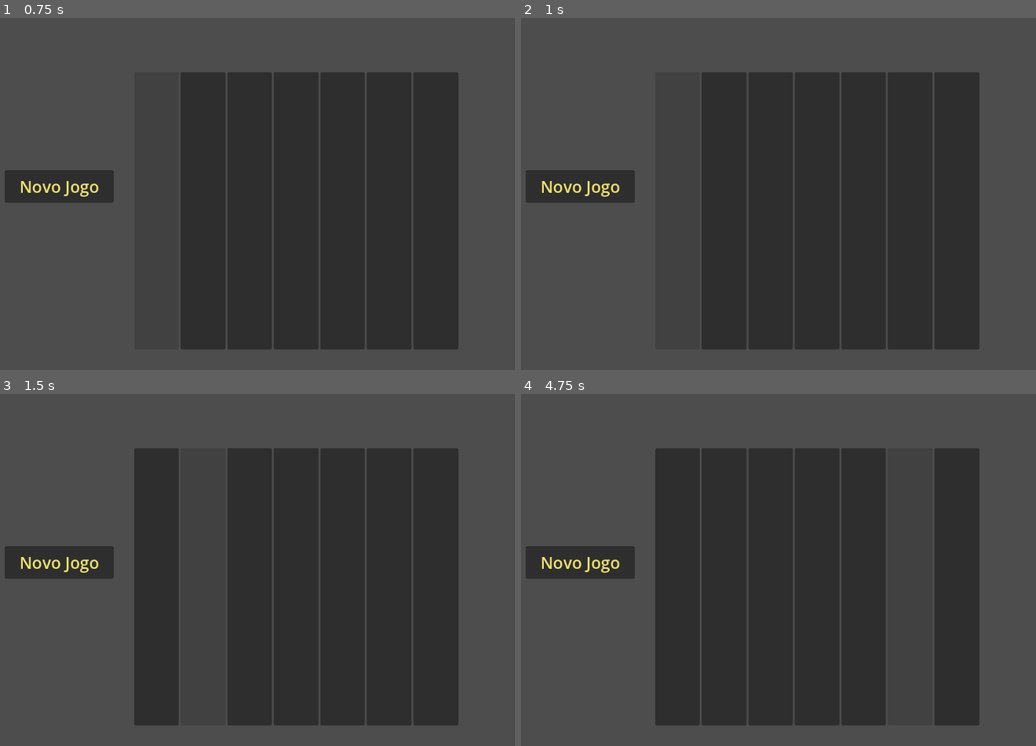
Above: before the commit, frames 1-4 (two rows, left to right).
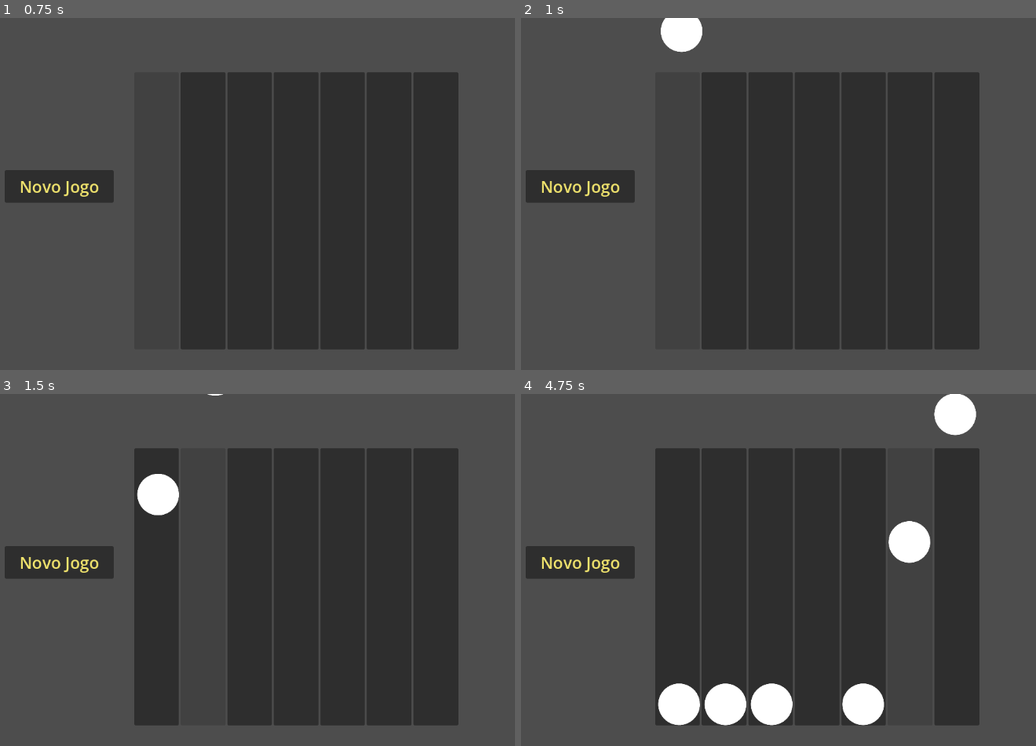
Above: after the commit, the same moments.

Repository: Guilherme-C-Ferrari/Connect-4
Game: Godot game, scene res://Cenas/Connect-4.tscn
The game is run twice, just before and just after one commit, with the same random seed, the same clock (stepped at 60 frames per second) and the same inputs.
Inputs (mouse positions are in pixels of both pictures, inside the frame that each line leads up to):
- Up to frame 1 (0.75 s): click (154, 211) at 0.52 s
- Up to frame 2 (1 s): no input
- Up to frame 3 (1.5 s): click (200, 587) at 1.25 s
- Up to frame 4 (4.75 s): click (768, 587) at 2 s; click (814, 587) at 2.75 s; click (866, 587) at 3.5 s; click (912, 587) at 4.25 s

Frame 1 is identical in both runs. In frame 2, 0.7% of the frame differs, in the area x 27-36%, y 0-10%; in frame 3, 0.8%; in frame 4, 4.6%, in the area x 26-89%, y 0-95%.

Commit message:
Fichas instanciaveis

Diff:
--- a/Cenas/Connect-4.tscn
+++ b/Cenas/Connect-4.tscn
@@ -1,13 +1,13 @@
 [gd_scene format=3 uid="uid://tn6vxrapl3os"]
 
 [ext_resource type="Script" uid="uid://c2iokblal8w34" path="res://Scripts/Connect_4.gd" id="1_ab3bw"]
-[ext_resource type="PackedScene" uid="uid://hb6xsbmplec2" path="res://Cenas/tabuleiro.tscn" id="2_8hrk4"]
+[ext_resource type="PackedScene" uid="uid://hb6xsbmplec2" path="res://Cenas/tabuleiro_fisico.tscn" id="2_8hrk4"]
 [ext_resource type="PackedScene" uid="uid://c5wtxuugx7sjs" path="res://Cenas/menu.tscn" id="3_apj2i"]
 
 [node name="Main" type="Node2D" unique_id=732579793]
 script = ExtResource("1_ab3bw")
 
-[node name="Tabuleiro" parent="." unique_id=459050932 instance=ExtResource("2_8hrk4")]
+[node name="TabuleiroFisico" parent="." unique_id=459050932 instance=ExtResource("2_8hrk4")]
 position = Vector2(290.00003, 100.000015)
 scale = Vector2(0.85, 0.85)
 
--- a/Cenas/ficha.tscn
+++ b/Cenas/ficha.tscn
@@ -3,12 +3,12 @@
 [ext_resource type="Texture2D" uid="uid://3bun0mt4cle1" path="res://Sprites/white-circle.png" id="1_vo28c"]
 
 [sub_resource type="CircleShape2D" id="CircleShape2D_t18qp"]
-radius = 32.01562
+radius = 39.012817
 
 [node name="Ficha" type="RigidBody2D" unique_id=1155902229]
 
 [node name="Sprite2D" type="Sprite2D" parent="." unique_id=190187700]
-scale = Vector2(0.25, 0.25)
+scale = Vector2(0.3, 0.3)
 texture = ExtResource("1_vo28c")
 
 [node name="CollisionShape2D" type="CollisionShape2D" parent="." unique_id=891932140]
--- a/Scripts/Connect_4.gd
+++ b/Scripts/Connect_4.gd
@@ -1,6 +1,6 @@
 extends Node2D
 
-@onready var buttons = $Tabuleiro/HBoxContainer.get_children()
+@onready var botoes = $TabuleiroFisico/HBoxContainer.get_children()
 @onready var label_resultado = $Menu/Label
 @onready var botao_jogo = $Menu/Button
 
@@ -8,16 +8,24 @@
 var tabuleiro = preload("res://Scripts/Tabuleiro.gd")
 var minimax = preload("res://Scripts/Minimax.gd")
 
-var tabuleiro_jogo := Tabuleiro.new()
+var tabuleiro_logico := Tabuleiro.new()
 var ia := Minimax.new()
 
 func _ready() -> void:
-	# Implementar
-	pass
+	for i in range(botoes.size()):
+		botoes[i].pressed.connect(_on_coluna_pressionada.bind(i))
 
-func _on_coluna_pressionada():
-	# Implementar
-	pass
+func _on_coluna_pressionada(coluna):
+	criar_ficha_fisica(coluna)
+
+func criar_ficha_fisica(coluna_index):
+	var nova_ficha = ficha.instantiate()
+	add_child(nova_ficha)
+
+	var botao = $TabuleiroFisico/HBoxContainer.get_child(coluna_index)
+	var posX = $TabuleiroFisico.position.x + botao.position.x + (botao.size.x / 2)
+	var posY = $TabuleiroFisico/HBoxContainer.position.y - 50
+	nova_ficha.position = Vector2(posX, posY)
 
 func jogar() -> bool:
 	# Implementar
@@ -34,15 +42,15 @@
 	botao_jogo.text = "Novo Jogo"
 
 func habilitar_botoes():
-	for button in buttons:
-		button.disabled = false
+	for botao in botoes:
+		botao.disabled = false
 
 func desabilitar_botoes():
-	for button in buttons:
-		button.disabled = true
+	for botao in botoes:
+		botao.disabled = true
 
 func reset_game():
-	tabuleiro_jogo = Tabuleiro.new()
+	tabuleiro_logico = Tabuleiro.new()
 	# Implementar
 	pass
 
Renamed: Cenas/tabuleiro.tscn -> Cenas/tabuleiro_fisico.tscn
